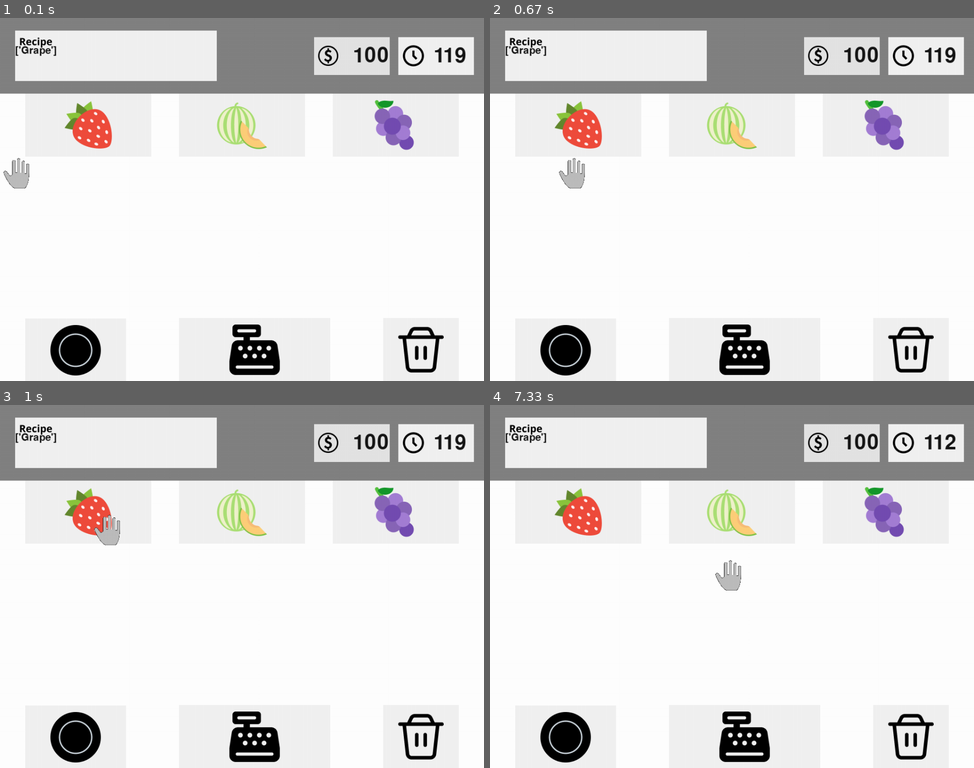
Above: before the commit, frames 1-4 (two rows, left to right).
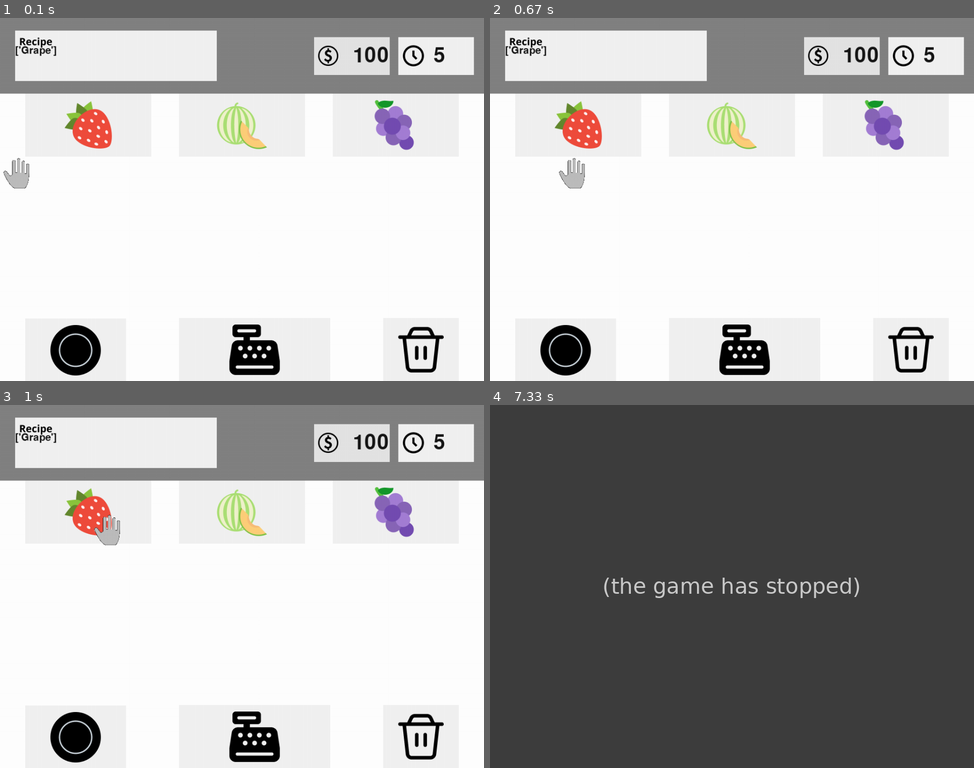
Above: after the commit, the same moments.

Repository: olincollege/overcooked
Game: pygame game, started from pygame_main.py
The game is run twice, just before and just after one commit, with the same random seed, the same clock (stepped at 60 frames per second) and the same inputs.
Inputs:
- Up to frame 1 (0.1 s): no input
- Up to frame 2 (0.67 s): hold Right from 0.33 s (still down)
- Up to frame 3 (1 s): release Right at 0.8 s; hold Up from 0.83 s (still down)
- Up to frame 4 (7.33 s): release Up at 1.13 s; hold Right 1.17-1.63 s; hold Down 2.23-2.53 s; hold Left 2.57-2.97 s; hold Up 3-3.37 s; hold Right 3.4-4.03 s; hold Down 4.07-4.43 s; hold Left 4.47-4.93 s; hold Right 4.97-5.43 s; hold Up 5.47-5.77 s; hold Right 5.8-6.27 s; hold Left 6.3-6.83 s

The runs differ from the first frame. In frame 1, 0.2% of the frame differs, in the area x 89-97%, y 8-13%; in frame 2, 0.2%; in frame 3, 0.2%; in frame 4, 100%, in the area x 0-100%, y 0-100%.
After the commit the program exited at 7 s; later frames show no game.

Commit message:
close game when time 0

Diff:
--- a/helper.py
+++ b/helper.py
@@ -43,7 +43,7 @@
 
     """
 
-    total_time_minutes = 2
+    total_time_minutes = 0.1
     total_time_milli = (total_time_minutes*60)*1000
     time_left_milli =  total_time_milli - pygame.time.get_ticks()
     time_left = int(time_left_milli/1000)
--- a/pygame_main.py
+++ b/pygame_main.py
@@ -22,9 +22,10 @@
 '''
 Setup
 '''
+pygame.init()
+clock = pygame.time.Clock()
+pygame.time.set_timer(pygame.USEREVENT, 1000)
 
-clock = pygame.time.Clock()
-pygame.init()
 world = pygame.display.set_mode([worldx,worldy])
 backdrop = pygame.image.load(os.path.join('images','stage.png'))
 backdropbox = world.get_rect()
@@ -38,7 +39,7 @@
 
 start_time = pygame.time.get_ticks()
 recipes = random_recipe(20)
-
+counter = time_left()
 
 '''
 Main loop
@@ -46,6 +47,14 @@
 
 while main:
     for event in pygame.event.get():
+        if event.type == pygame.USEREVENT:
+            counter -= 1
+            print(counter)
+            text = str(counter).rjust(3) if counter > 0 else 'boom!'
+        if counter < 0:
+            pygame.quit()
+            sys.exit()
+            main = False
 
 
         if event.type == pygame.KEYDOWN:
@@ -136,6 +145,7 @@
         elif player.rect.y > 536:
             player.rect.y = 536
 
+
     world.blit(backdrop, backdropbox)
     draw_timer(world, 860, 55, time_left())
     draw_money(world, 700, 55, player.geld)
@@ -144,6 +154,3 @@
     player_list.draw(world) # draw player
     pygame.display.flip()
     clock.tick(fps)
-    if time_left == 0:
-        pygame.quit()
-        sys.exit()
